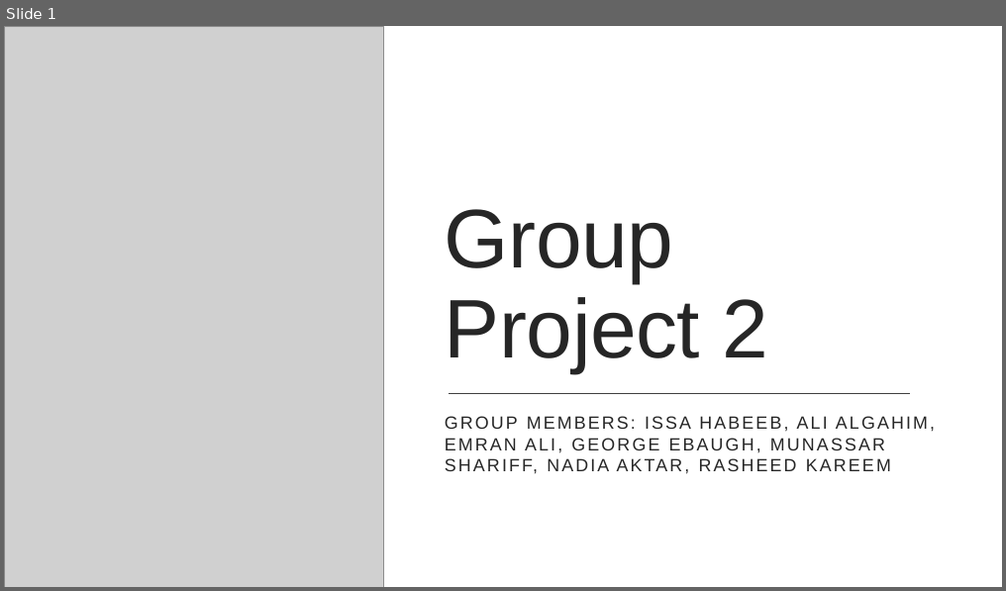
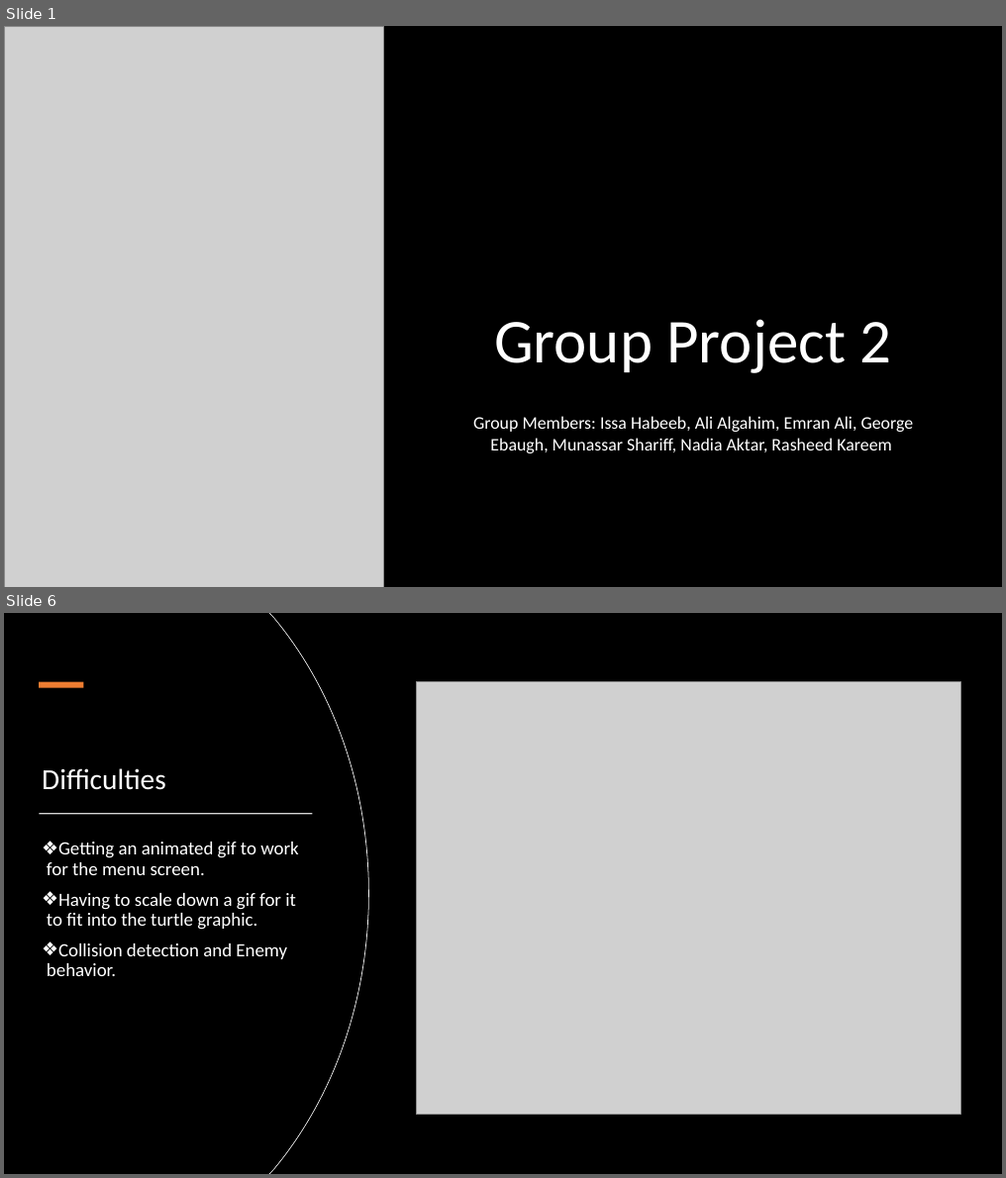
Before and after one commit to GroupCSC4110/Projects, a slide deck: GroupProject2/presentation 2.pptx. Shown one above the other, each under a label of ours: slide 1 before the commit, slides 1 and 6 after it; the slides between them are not shown. The pictures are 1006x591 and 1006x1178 pixels, drawn with LibreOffice and Linux fonts; fonts in the diff are those of the drawing; grey boxes stand for pictures. Boxes give left, top, right and bottom in pixels: in the first picture for what was removed or moved away, otherwise in the second. Text is boxed around its words. In the diff, an @@ line names an element or a change of style, - is before the commit and + after.

```diff
--- a/GroupProject2/presentation 2.pptx
+++ b/GroupProject2/presentation 2.pptx
@@ slide 6 added at [4, 613, 1002, 1174], background #000000 @@
@@ freeform shape added at [4, 613, 368, 1174], fill #000000, outline #EFEFEF 0.75 pt @@
@@ freeform shape added at [4, 613, 368, 1174], fill #000000 @@
@@ rectangle added at [39, 682, 83, 688], fill #ED7D31 @@
@@ picture added at [416, 682, 960, 1114] @@
@@ title added at [42, 768, 166, 790], 28 pt, text #FFFFFF @@
+Difficulties
@@ rectangle added at [40, 813, 313, 814], fill #D5D5D5 @@
@@ text added at [47, 842, 298, 976], 18 pt, text #FFFFFF @@
+❖ Getting an animated gif to work for the menu screen.
+❖ Having to scale down a gif for it to fit into the turtle graphic.
+❖ Collision detection and Enemy behavior.
@@ slide 1 changed as well @@
@@ background #FFFFFF to #000000 @@
@@ rectangle removed at [4, 26, 1002, 587] @@
@@ title "Group Project 2" at [494, 319, 891, 373]: size 80 to 60 pt, font Arial to Calibri, text colour #262626 to #FFFFFF, letter spacing -0.5 to 0 pt; alignment left to centre @@
@@ line removed from (449, 394) to (910, 394) @@
@@ subtitle at [473, 416, 914, 454]: text changed; font Arial to Calibri; text colour #262626 to #FFFFFF @@
-GROUP MEMBERS: ISSA HABEEB, ALI ALGAHIM, EMRAN ALI, GEORGE EBAUGH, MUNASSAR SHARIFF, NADIA AKTAR, RASHEED KAREEM
+Group Members: Issa Habeeb, Ali Algahim, Emran Ali, George Ebaugh, Munassar Shariff, Nadia Aktar, Rasheed Kareem
@@ rectangle removed at [4, 550, 1002, 587] @@
```
Also in this commit, not shown: 6 other slides added, 1 slide removed, 2 other files.
